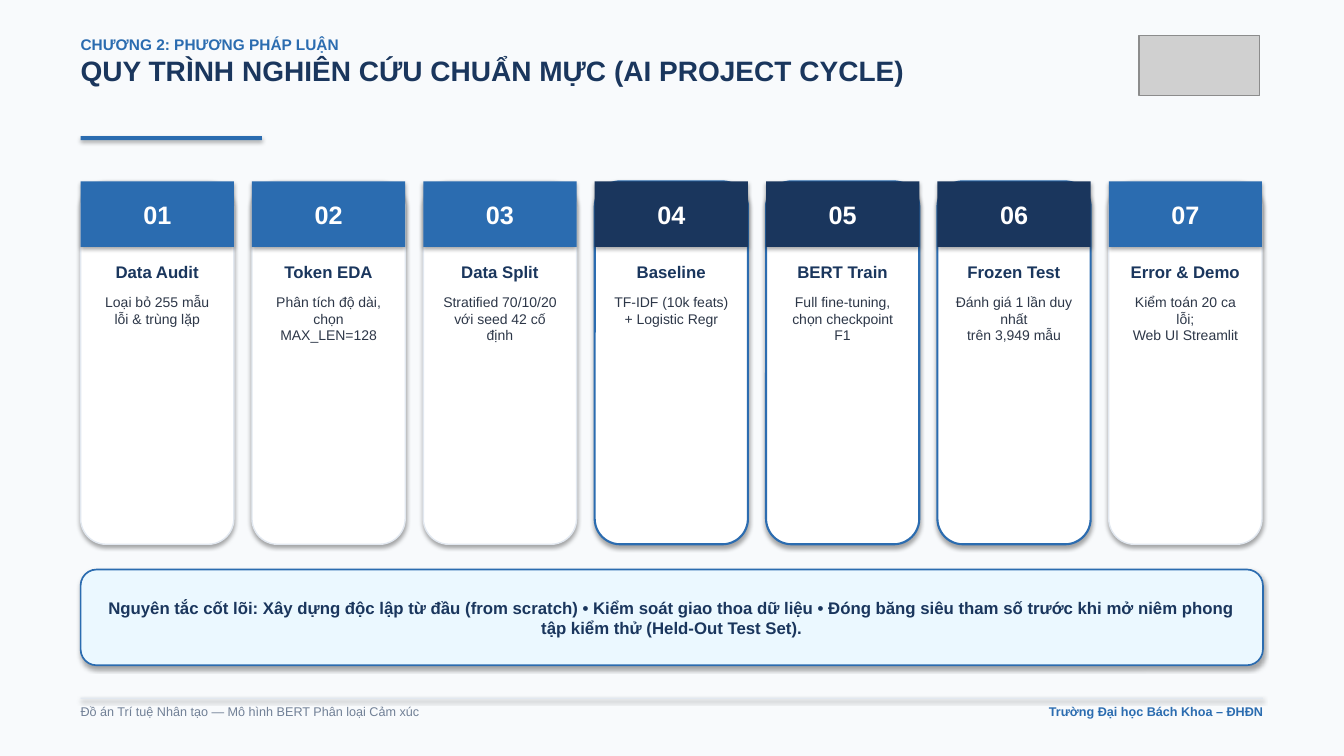
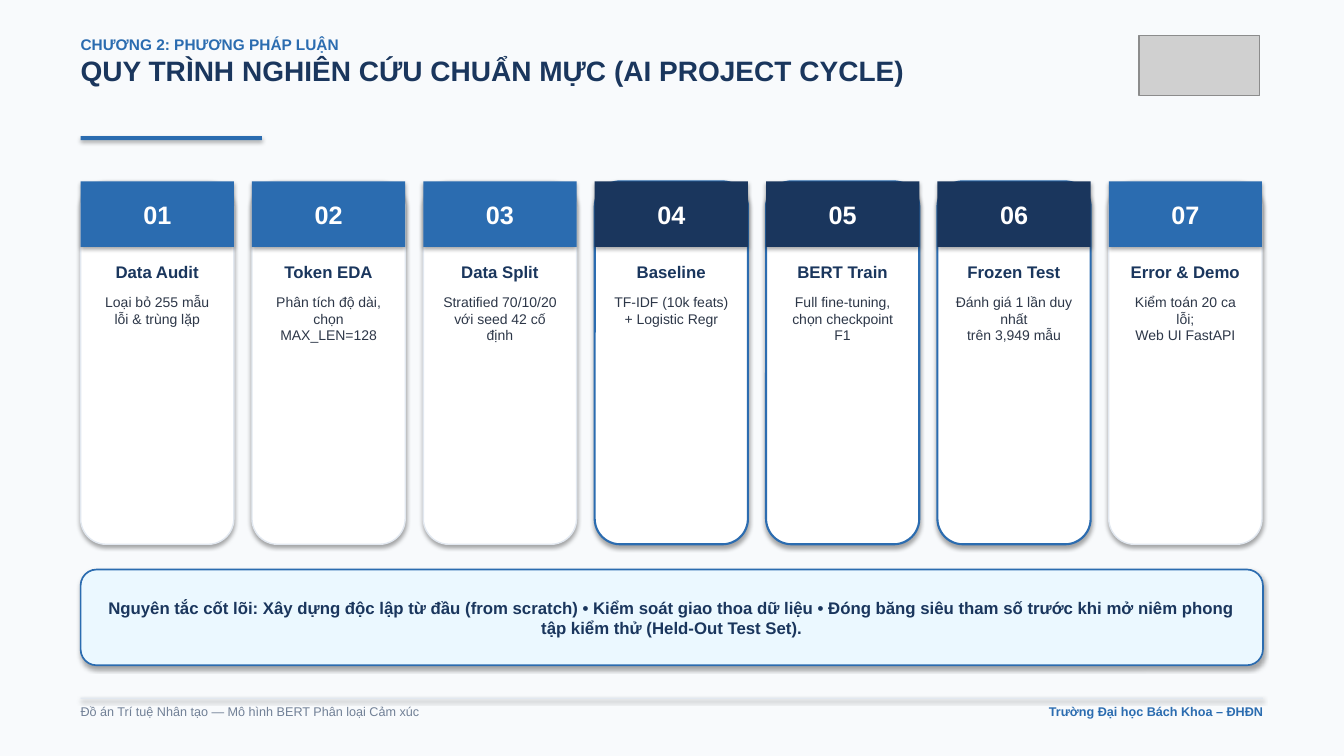
Before and after one commit to SCuong/Bert, a slide deck: slide 3 of presentation/BERT_Project_Final.pptx. Drawn at 1344x756 pixels with LibreOffice and Linux fonts; fonts in the diff are those of the drawing; grey boxes stand for pictures; background and template pictures are left out. Boxes give left, top, right and bottom in pixels: in the first picture for what was removed or moved away, otherwise in the second. Text is boxed around its words. In the diff, an @@ line names an element or a change of style, - is before the commit and + after.

Commit message:
feat: replace Streamlit demo with custom BERT web interface

```diff
--- a/presentation/BERT_Project_Final.pptx
+++ b/presentation/BERT_Project_Final.pptx
@@ text at (1135,296,1236,340): text changed @@
-Kiểm toán 20 ca lỗi;
-Web UI Streamlit
+Kiểm toán 20 ca lỗi;
+Web UI FastAPI
```
Also in this commit, not shown: 2 other slides changed, 16 other files.
